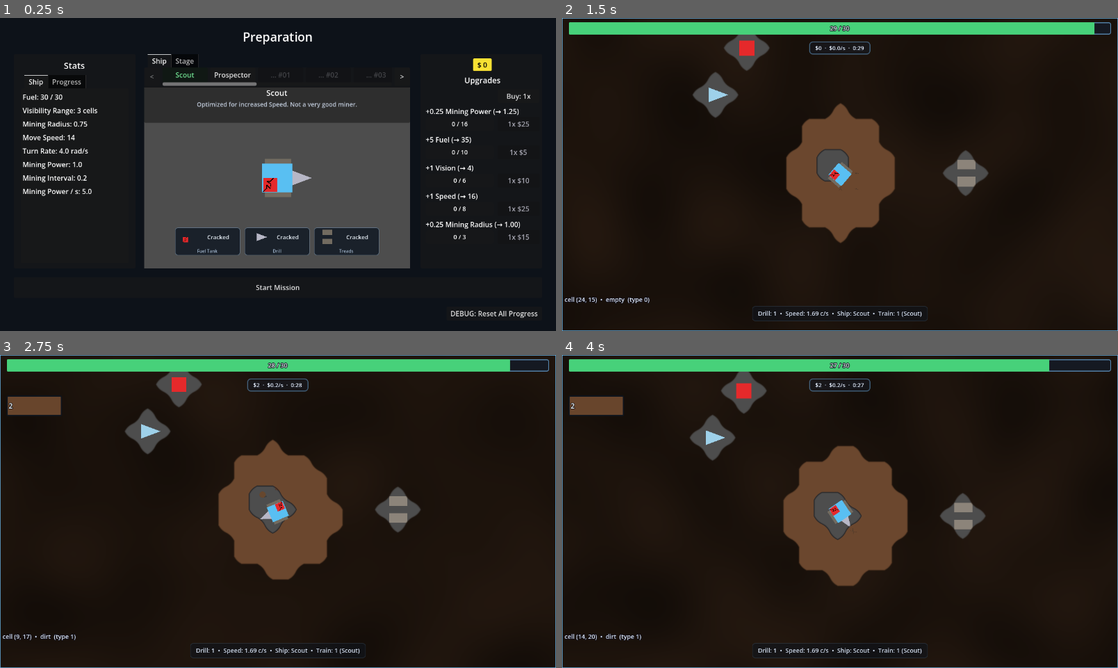
Above: before the commit, frames 1-4 (two rows, left to right).
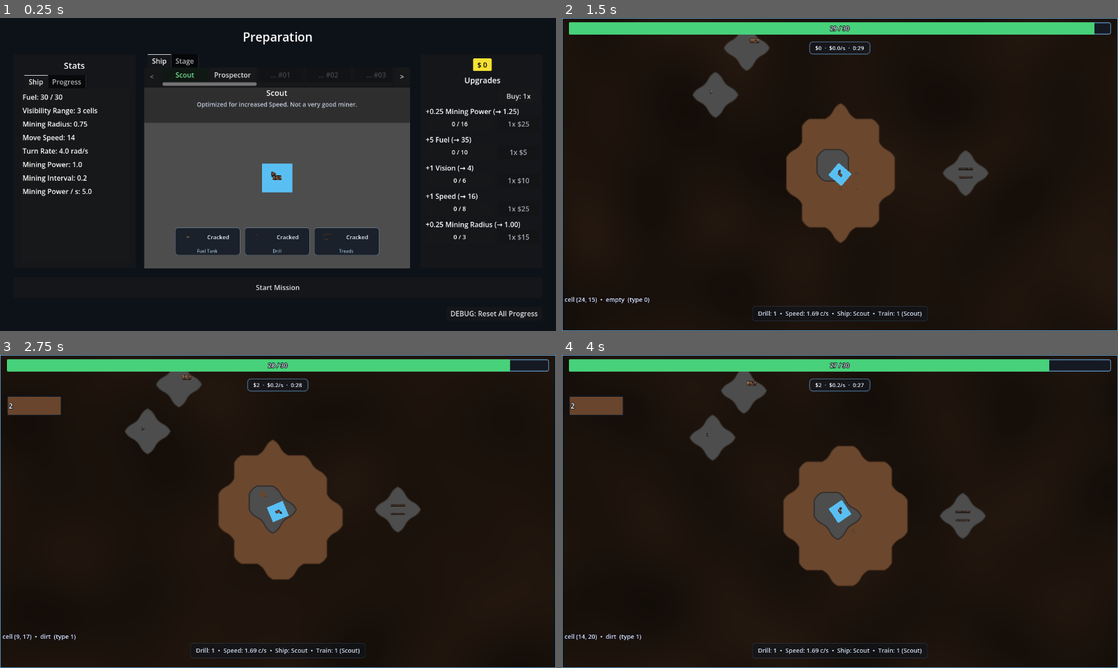
Above: after the commit, the same moments.

Repository: caboyd/blast_game
Game: Godot game, scene res://scenes/prep/Prep.tscn
The game is run twice, just before and just after one commit, with the same random seed, the same clock (stepped at 60 frames per second) and the same inputs.
Inputs (mouse positions are in pixels of both pictures, inside the frame that each line leads up to):
- Up to frame 1 (0.25 s): no input
- Up to frame 2 (1.5 s): click "Start Mission" at 0.5 s; tap Enter at 1.25 s; move the mouse to (962, 158) at 1.27 s; click (962, 158) at 1.42 s
- Up to frame 3 (2.75 s): move the mouse to (166, 527) at 2.02 s; click (166, 527) at 2.17 s
- Up to frame 4 (4 s): tap Space at 2.75 s; move the mouse to (895, 442) at 2.77 s; click (895, 442) at 2.92 s; move the mouse to (812, 574) at 3.52 s; click (812, 574) at 3.67 s

The runs differ from the first frame. In frame 1, 0.5% of the frame differs, in the area x 32-60%, y 45-73%; in frame 2, 0.6%; in frame 3, 0.6%; in frame 4, 0.6%, in the area x 25-74%, y 8-56%.

Commit message:
prospector sprites, positions bugged, needs work

Diff:
--- a/scenes/ship_parts/drill/part_drill_t0.tscn
+++ b/scenes/ship_parts/drill/part_drill_t0.tscn
@@ -1,9 +1,12 @@
 [gd_scene format=3 uid="uid://dhfr4u06mdoje"]
 
+[ext_resource type="Texture2D" uid="uid://b7xfqocq2a1k3" path="res://assets/sprites/prospector/parts/Drill.png" id="1_drill"]
+
 [node name="PartDrillT0" type="Node2D" unique_id=1154518272]
-z_index = -2
-position = Vector2(4, 0)
 
-[node name="Bit" type="Polygon2D" parent="." unique_id=1883839176]
-color = Color(0.72, 0.72, 0.78, 1)
-polygon = PackedVector2Array(-2, -3, 6, 0, -2, 3)
+[node name="Sprite" type="Sprite2D" parent="." unique_id=1883839176]
+texture = ExtResource("1_drill")
+scale = Vector2(0.021484375, 0.021484375)
+offset = Vector2(-46.25, -52)
+flip_h = true
+modulate = Color(1, 0.78, 0.72, 1)
--- a/scenes/ship_parts/drill/part_drill_t1.tscn
+++ b/scenes/ship_parts/drill/part_drill_t1.tscn
@@ -1,9 +1,11 @@
 [gd_scene format=3 uid="uid://uhwa18fyqred"]
 
+[ext_resource type="Texture2D" uid="uid://b7xfqocq2a1k3" path="res://assets/sprites/prospector/parts/Drill.png" id="1_drill"]
+
 [node name="PartDrillT1" type="Node2D" unique_id=155945927]
-z_index = -2
-position = Vector2(4, 0)
 
-[node name="Bit" type="Polygon2D" parent="." unique_id=174938999]
-color = Color(0.62, 0.82, 0.92, 1)
-polygon = PackedVector2Array(-2, -3, 6, 0, -2, 3)
+[node name="Sprite" type="Sprite2D" parent="." unique_id=174938999]
+texture = ExtResource("1_drill")
+scale = Vector2(0.021484375, 0.021484375)
+offset = Vector2(-46.25, -52)
+flip_h = true
--- a/scenes/ship_parts/fuel_tank/part_fuel_tank_t0.tscn
+++ b/scenes/ship_parts/fuel_tank/part_fuel_tank_t0.tscn
@@ -1,15 +1,10 @@
 [gd_scene format=3 uid="uid://div80xfq6s8go"]
+
+[ext_resource type="Texture2D" uid="uid://dcpq50f35dmud" path="res://assets/sprites/prospector/parts/Tank.png" id="1_tank"]
 
 [node name="PartFuelTankT0" type="Node2D" unique_id=1056444723]
 
-[node name="Blob" type="Polygon2D" parent="." unique_id=724591013]
-position = Vector2(-4, 0)
-color = Color(0.8980392, 0.16078432, 0.16862746, 1)
-polygon = PackedVector2Array(0, 0, 4, 0, 4, 4, 0, 4)
-
-[node name="Line2D" type="Line2D" parent="Blob" unique_id=1536126000]
-position = Vector2(1.69, 1.7)
-scale = Vector2(0.51, 0.51)
-points = PackedVector2Array(-3.3137257, 4.509804, -3, 4, -1.3529413, 2.5490196, -1.3529413, 0.58823514, 0.60784316, 2.5490196, 1, 0, -1.3529413, -1.3725493, 0.60784316, -1.3725493, 2.5686276, -3.3333337)
-width = 0.385
-default_color = Color(0, 0, 0, 1)
+[node name="Sprite" type="Sprite2D" parent="." unique_id=724591013]
+modulate = Color(1, 0.86, 0.86, 1)
+scale = Vector2(0.021484375, 0.021484375)
+texture = ExtResource("1_tank")
--- a/scenes/ship_parts/fuel_tank/part_fuel_tank_t1.tscn
+++ b/scenes/ship_parts/fuel_tank/part_fuel_tank_t1.tscn
@@ -1,8 +1,10 @@
 [gd_scene format=3 uid="uid://cvisrv50hnhs5"]
+
+[ext_resource type="Texture2D" uid="uid://dcpq50f35dmud" path="res://assets/sprites/prospector/parts/Tank.png" id="1_tank"]
 
 [node name="PartFuelTankT1" type="Node2D" unique_id=123611795]
 
-[node name="Blob" type="Polygon2D" parent="." unique_id=2011504271]
-position = Vector2(-4, 0)
-color = Color(0.8980392, 0.16078432, 0.16862746, 1)
-polygon = PackedVector2Array(0, 0, 4, 0, 4, 4, 0, 4)
+[node name="Sprite" type="Sprite2D" parent="." unique_id=2011504271]
+modulate = Color(1, 0.86, 0.86, 1)
+scale = Vector2(0.021484375, 0.021484375)
+texture = ExtResource("1_tank")
--- a/scenes/ship_parts/treads/part_treads_t0.tscn
+++ b/scenes/ship_parts/treads/part_treads_t0.tscn
@@ -1,13 +1,11 @@
 [gd_scene format=3 uid="uid://o8vri577j4ui"]
 
+[ext_resource type="Texture2D" uid="uid://cgfenbt5g8osa" path="res://assets/sprites/prospector/parts/Tread.png" id="1_tread"]
+
 [node name="PartTreadsT0" type="Node2D" unique_id=383157623]
+z_index = -2
 
-[node name="Left" type="Polygon2D" parent="." unique_id=1170340848]
-position = Vector2(0, 3.5)
-color = Color(0.45, 0.42, 0.38, 1)
-polygon = PackedVector2Array(-3.5, -2, 4, -2, 4, 2, -3.5, 2)
-
-[node name="Right" type="Polygon2D" parent="." unique_id=1645414582]
-position = Vector2(0, -3.5)
-color = Color(0.45, 0.42, 0.38, 1)
-polygon = PackedVector2Array(-3.5, -2, 4, -2, 4, 2, -3.5, 2)
+[node name="Sprite" type="Sprite2D" parent="." unique_id=1170340848]
+modulate = Color(1, 0.92, 0.92, 1)
+scale = Vector2(0.021484375, 0.021484375)
+texture = ExtResource("1_tread")
--- a/scenes/ship_parts/treads/part_treads_t1.tscn
+++ b/scenes/ship_parts/treads/part_treads_t1.tscn
@@ -1,14 +1,11 @@
 [gd_scene format=3 uid="uid://bdrdono5r2i5f"]
 
+[ext_resource type="Texture2D" uid="uid://cgfenbt5g8osa" path="res://assets/sprites/prospector/parts/Tread.png" id="1_tread"]
+
 [node name="PartTreadsT1" type="Node2D" unique_id=753111176]
-z_index = -1
+z_index = -2
 
-[node name="Left" type="Polygon2D" parent="." unique_id=1366138787]
-position = Vector2(0, 3.5)
-color = Color(0.55, 0.52, 0.48, 1)
-polygon = PackedVector2Array(-3.5, -2, 4, -2, 4, 2, -3.5, 2)
-
-[node name="Right" type="Polygon2D" parent="." unique_id=824052445]
-position = Vector2(0, -3.5)
-color = Color(0.55, 0.52, 0.48, 1)
-polygon = PackedVector2Array(-3.5, -2, 4, -2, 4, 2, -3.5, 2)
+[node name="Sprite" type="Sprite2D" parent="." unique_id=1366138787]
+modulate = Color(1, 0.92, 0.92, 1)
+scale = Vector2(0.021484375, 0.021484375)
+texture = ExtResource("1_tread")
--- a/scenes/ships/Prospector.tscn
+++ b/scenes/ships/Prospector.tscn
@@ -1,6 +1,7 @@
 [gd_scene format=3 uid="uid://ckkcuopr688ih"]
 
 [ext_resource type="Script" uid="uid://cw75kam5jsm6e" path="res://scripts/ships/ShipBase.gd" id="1_base"]
+[ext_resource type="Texture2D" uid="uid://qx61jbeojbvf" path="res://assets/sprites/prospector/prospector_body.png" id="2_body"]
 
 [sub_resource type="CircleShape2D" id="CircleShape2D_yiq1f"]
 radius = 3.0000005
@@ -14,8 +15,13 @@
 [node name="Attachment_Treads" type="Marker2D" parent="." unique_id=900020001]
 unique_name_in_owner = true
 
+[node name="BodySprite" type="Sprite2D" parent="." unique_id=245121809]
+scale = Vector2(0.021484375, 0.021484375)
+texture = ExtResource("2_body")
+
 [node name="Attachment_Drill" type="Marker2D" parent="." unique_id=900020002]
 unique_name_in_owner = true
+position = Vector2(2.6, 0)
 
 [node name="Drill" type="Polygon2D" parent="." unique_id=500210448]
 visible = false
@@ -29,6 +35,7 @@
 shape = SubResource("CircleShape2D_yiq1f")
 
 [node name="Hull" type="Polygon2D" parent="." unique_id=1828735210]
+visible = false
 scale = Vector2(1.0999999, 1.020408)
 color = Color(0.95, 0.55, 0.2, 1)
 polygon = PackedVector2Array(-4, -4, 4, -4, 4, 4, -4, 4)
--- /dev/null
+++ b/scenes/ships/ProspectorLayout.tscn
@@ -0,0 +1,31 @@
+[gd_scene format=3 uid="uid://bmwb6h05vgajp"]
+
+[ext_resource type="Texture2D" uid="uid://qx61jbeojbvf" path="res://assets/sprites/prospector/prospector_body.png" id="1_body"]
+[ext_resource type="PackedScene" uid="uid://o8vri577j4ui" path="res://scenes/ship_parts/treads/part_treads_t0.tscn" id="2_treads"]
+[ext_resource type="PackedScene" uid="uid://dhfr4u06mdoje" path="res://scenes/ship_parts/drill/part_drill_t0.tscn" id="3_drill"]
+[ext_resource type="PackedScene" uid="uid://div80xfq6s8go" path="res://scenes/ship_parts/fuel_tank/part_fuel_tank_t0.tscn" id="4_fuel"]
+
+[node name="ProspectorLayout" type="Node2D" unique_id=670840748]
+editor_description = "Composer: Adjust each Marker2D (attachment point) and/or part instance transform. Mirror Attachment_* marker transforms to scenes/ships/Prospector.tscn for gameplay. To change part sprites, right-click an instance → Open in Editor (edits the part .tscn); property overrides on instances in this scene alone do not affect the running game."
+
+[node name="BodySprite" type="Sprite2D" parent="." unique_id=318791278]
+scale = Vector2(0.021484375, 0.021484375)
+texture = ExtResource("1_body")
+
+[node name="Attachment_Treads" type="Marker2D" parent="." unique_id=194588956]
+unique_name_in_owner = true
+
+[node name="PartTreadsT0" parent="Attachment_Treads" unique_id=297158208 instance=ExtResource("2_treads")]
+
+[node name="Attachment_Drill" type="Marker2D" parent="." unique_id=1237021628]
+unique_name_in_owner = true
+position = Vector2(2.6, 0)
+
+[node name="PartDrillT0" parent="Attachment_Drill" unique_id=1067662828 instance=ExtResource("3_drill")]
+position = Vector2(1.8, 1)
+
+[node name="Attachment_FuelTank" type="Marker2D" parent="." unique_id=1453788437]
+unique_name_in_owner = true
+
+[node name="PartFuelTankT0" parent="Attachment_FuelTank" unique_id=1267997049 instance=ExtResource("4_fuel")]
+position = Vector2(1, 0)
--- a/scenes/ships/Scout.tscn
+++ b/scenes/ships/Scout.tscn
@@ -14,6 +14,14 @@
 [node name="Attachment_Treads" type="Marker2D" parent="." unique_id=900010001]
 unique_name_in_owner = true
 
+[node name="Hull" type="Polygon2D" parent="." unique_id=450403457]
+scale = Vector2(1.0999999, 1.020408)
+color = Color(0.35, 0.75, 0.95, 1)
+polygon = PackedVector2Array(-4, -4, 4, -4, 4, 4, -4, 4)
+
+[node name="HullCollider" type="CollisionShape2D" parent="Hull" unique_id=9381616]
+shape = SubResource("CircleShape2D_iwkxr")
+
 [node name="Attachment_Drill" type="Marker2D" parent="." unique_id=900010002]
 unique_name_in_owner = true
 
@@ -28,13 +36,5 @@
 position = Vector2(4, -2.646978e-23)
 shape = SubResource("CircleShape2D_yiq1f")
 
-[node name="Hull" type="Polygon2D" parent="." unique_id=450403457]
-scale = Vector2(1.0999999, 1.020408)
-color = Color(0.35, 0.75, 0.95, 1)
-polygon = PackedVector2Array(-4, -4, 4, -4, 4, 4, -4, 4)
-
-[node name="HullCollider" type="CollisionShape2D" parent="Hull" unique_id=9381616]
-shape = SubResource("CircleShape2D_iwkxr")
-
 [node name="Attachment_FuelTank" type="Marker2D" parent="." unique_id=900010003]
 unique_name_in_owner = true
Binary file removed: assets/sprites/prospector/full_vehicle.jpg
Binary file removed: assets/sprites/prospector/parts/Drill.jpg
Binary file added: assets/sprites/prospector/parts/Drill.png
Not shown, changed: assets/sprites/prospector/parts/Drill.png.import
Binary file removed: assets/sprites/prospector/parts/Tank.jpg
Not shown, removed: assets/sprites/prospector/parts/Tank.jpg.import
Binary file added: assets/sprites/prospector/parts/Tank.png
Not shown, changed: assets/sprites/prospector/parts/Tank.png.import
Binary file removed: assets/sprites/prospector/parts/Tread.jpg
Binary file added: assets/sprites/prospector/parts/Tread.png
Not shown, changed: assets/sprites/prospector/parts/Tread.png.import
Binary file added: assets/sprites/prospector/prospector_body.png
(and 6 more such lines)
